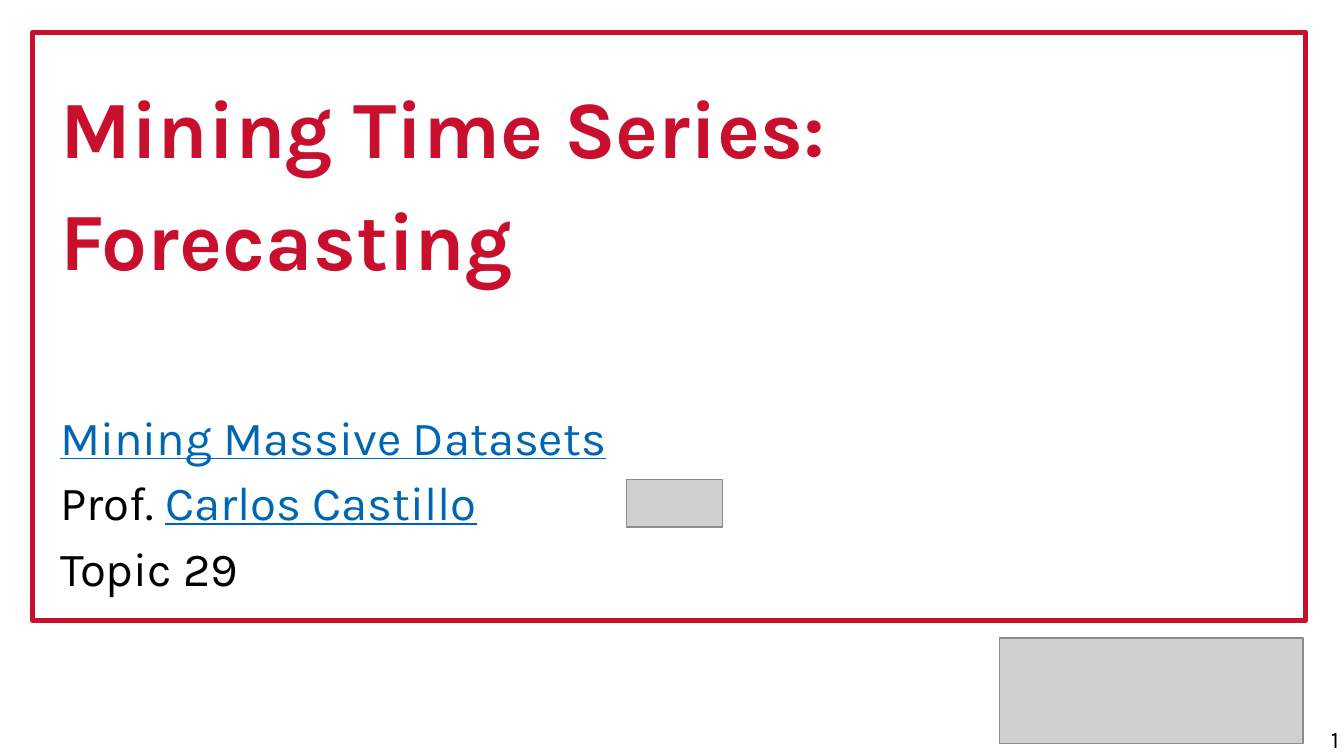
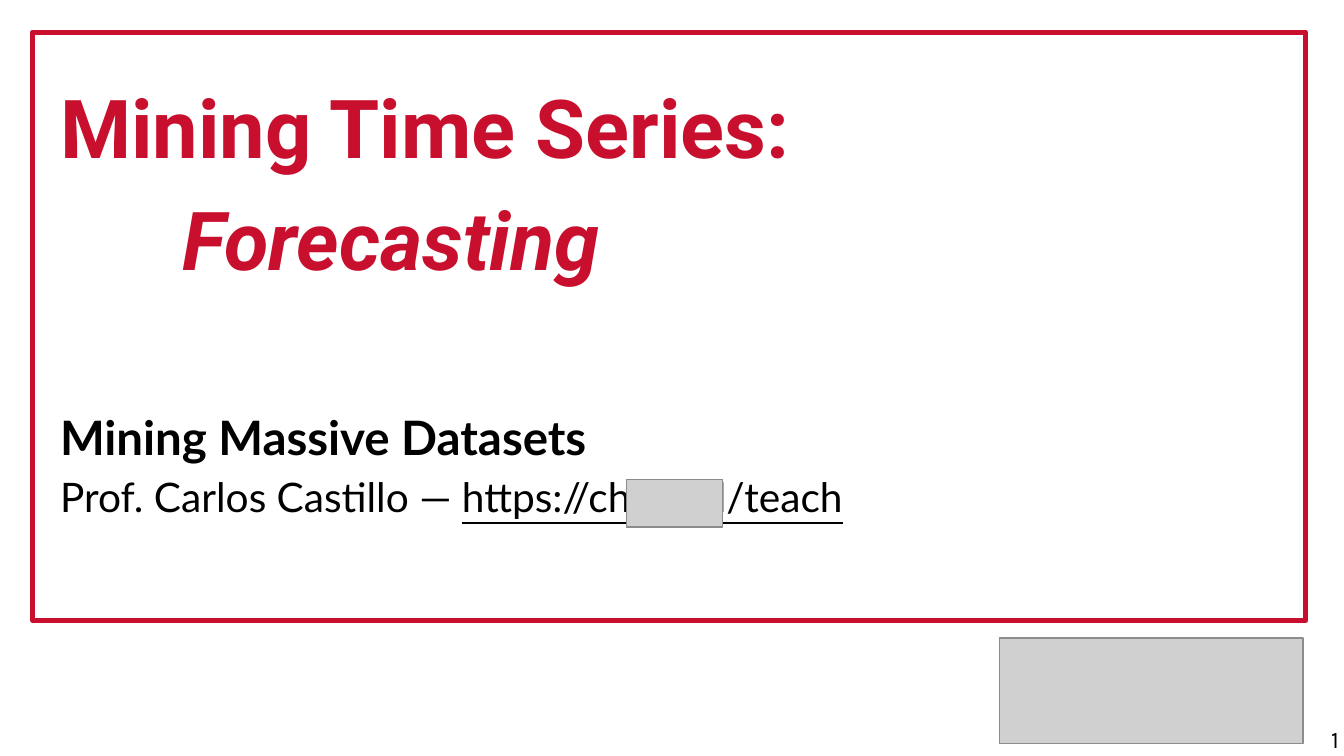
Before and after one commit to marco-calautti/data-mining-course, a slide deck: slide 1 of theory/odp/tt29_forecasting.odp. Drawn at 1344x756 pixels with LibreOffice and Linux fonts; fonts in the diff are those of the drawing; grey boxes stand for pictures. Boxes give left, top, right and bottom in pixels: in the first picture for what was removed or moved away, otherwise in the second. Text is boxed around its words. In the diff, an @@ line names an element or a change of style, - is before the commit and + after.

```diff
--- a/theory/odp/tt29_forecasting.odp
+++ b/theory/odp/tt29_forecasting.odp
@@ text at (60, 98, 790, 464): font Karla to Roboto in "Mining Time Series:", "Forecasting"; italic on in "Forecasting"; font Karla to Lato, text colour #0066B3 to #000000, bold on, underline off in "Mining Massive Datasets" @@
@@ text at (60, 479, 843, 521): text changed; size 28 to 24 pt; font Karla to Lato; text colour #0066B3 to #000000 @@
-Prof. Carlos Castillo
-Topic 29
+Prof. Carlos Castillo — https://chato.cl/teach
```
Also in this commit, not shown: 26 other slides changed, 48 other files.
